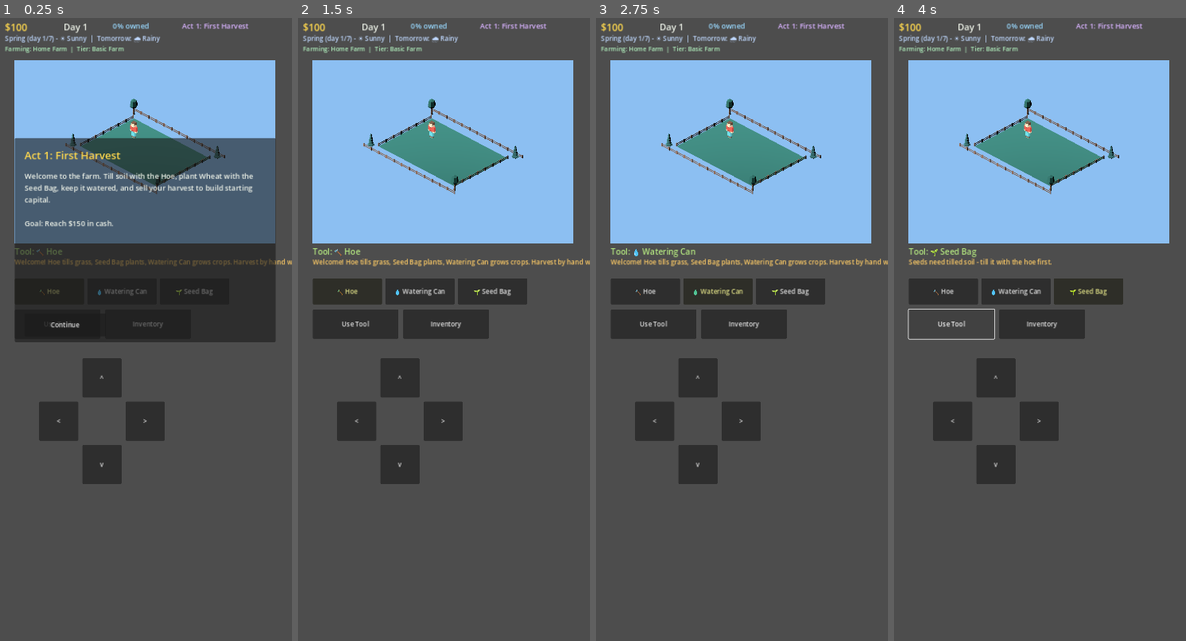
Above: before the commit, frames 1-4 (left to right).
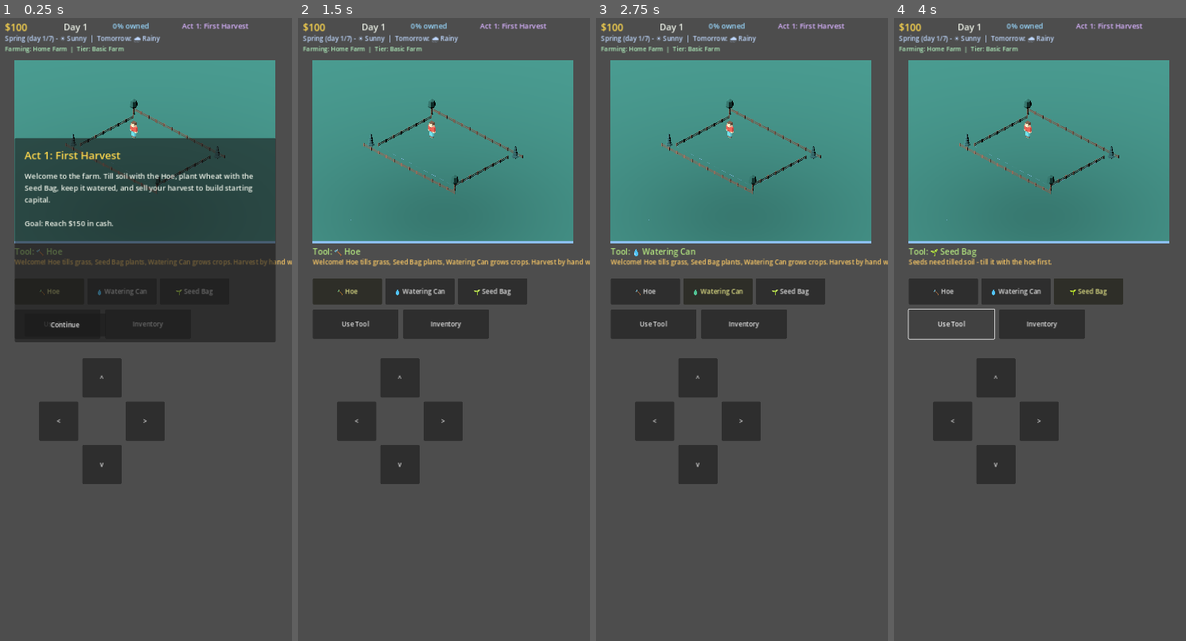
Above: after the commit, the same moments.

Repository: JLA92-bit/JLAProjects
Game: Godot game, scene res://scenes/Main.tscn
Two runs of this game, one before a commit and one after it. Both use one fixed random seed, a clock stepped at 60 frames per second and the inputs below.
Inputs:
- Up to frame 1 (0.25 s): no input
- Up to frame 2 (1.5 s): click "Continue" at 0.5 s; click "🔨 Hoe" at 1.25 s
- Up to frame 3 (2.75 s): click "💧 Watering Can" at 2 s
- Up to frame 4 (4 s): click "🌱 Seed Bag" at 2.75 s; click "Use Tool" at 3.5 s

The runs differ from the first frame. In frame 1, 23% of the frame differs, in the area x 4-95%, y 6-36%; in frame 2, 23%; in frame 3, 23%; in frame 4, 23%.

Commit message:
Replace blue sky backdrop with extending farmland
The 3D farm view's background beyond the playable grid and fence was a
flat sky-blue color (WorldEnvironment.background_color) showing through
in every corner of the viewport, since the camera's isometric-style
angle doesn't fill a rectangular frame with just a 10x7 diamond of
tiles. Feedback was that this should always read as 'more farmland out
there' rather than empty sky, especially now that the game frames
farming as a whole-world endeavour.

Fixed by tiling a 20-tile margin of the exact same ground_grass.glb
mesh the real playable tiles use (not a separately authored material or
a single scaled-up mesh - both were tried and looked visibly seamed or
mismatched in tone) around the grid in every direction, well past what
the camera can see. Verified visually across three margin sizes (6, 15,
20) until no sky was visible in any corner of the rendered frame.

Diff:
--- a/godot/scripts/Main.gd
+++ b/godot/scripts/Main.gd
@@ -567,6 +567,21 @@
 		tile_nodes.append(row)
 
 func _build_scenery():
+	# "The world keeps going" backdrop: a skirt of the exact same grass tile
+	# used on the real farm grid, extending well past the fence in every
+	# direction, so the empty space beyond the playable plot reads as more
+	# unclaimed farmland stretching toward the horizon instead of a flat
+	# sky-blue void. Individual real tiles (not one scaled-up mesh) so the
+	# shading matches the actual grid perfectly with no visible seam.
+	const BACKDROP_MARGIN := 20
+	for tz in range(-BACKDROP_MARGIN, ROWS + BACKDROP_MARGIN):
+		for tx in range(-BACKDROP_MARGIN, COLS + BACKDROP_MARGIN):
+			if tx >= 0 and tx < COLS and tz >= 0 and tz < ROWS:
+				continue # the real playable grid already covers this cell
+			var backdrop_tile: Node3D = world_scenes["ground_grass"].instantiate()
+			backdrop_tile.position = Vector3(tx * WORLD_TILE, -0.01, tz * WORLD_TILE)
+			world_root.add_child(backdrop_tile)
+
 	var deco = [
 		{"key": "tree", "tx": -1, "tz": -1},
 		{"key": "pine", "tx": COLS, "tz": -1},
